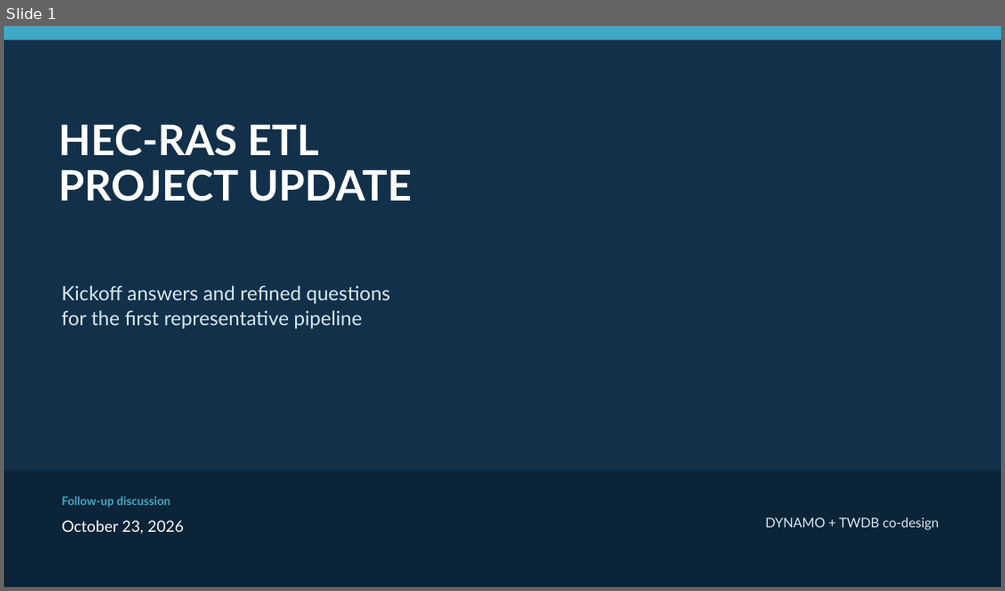
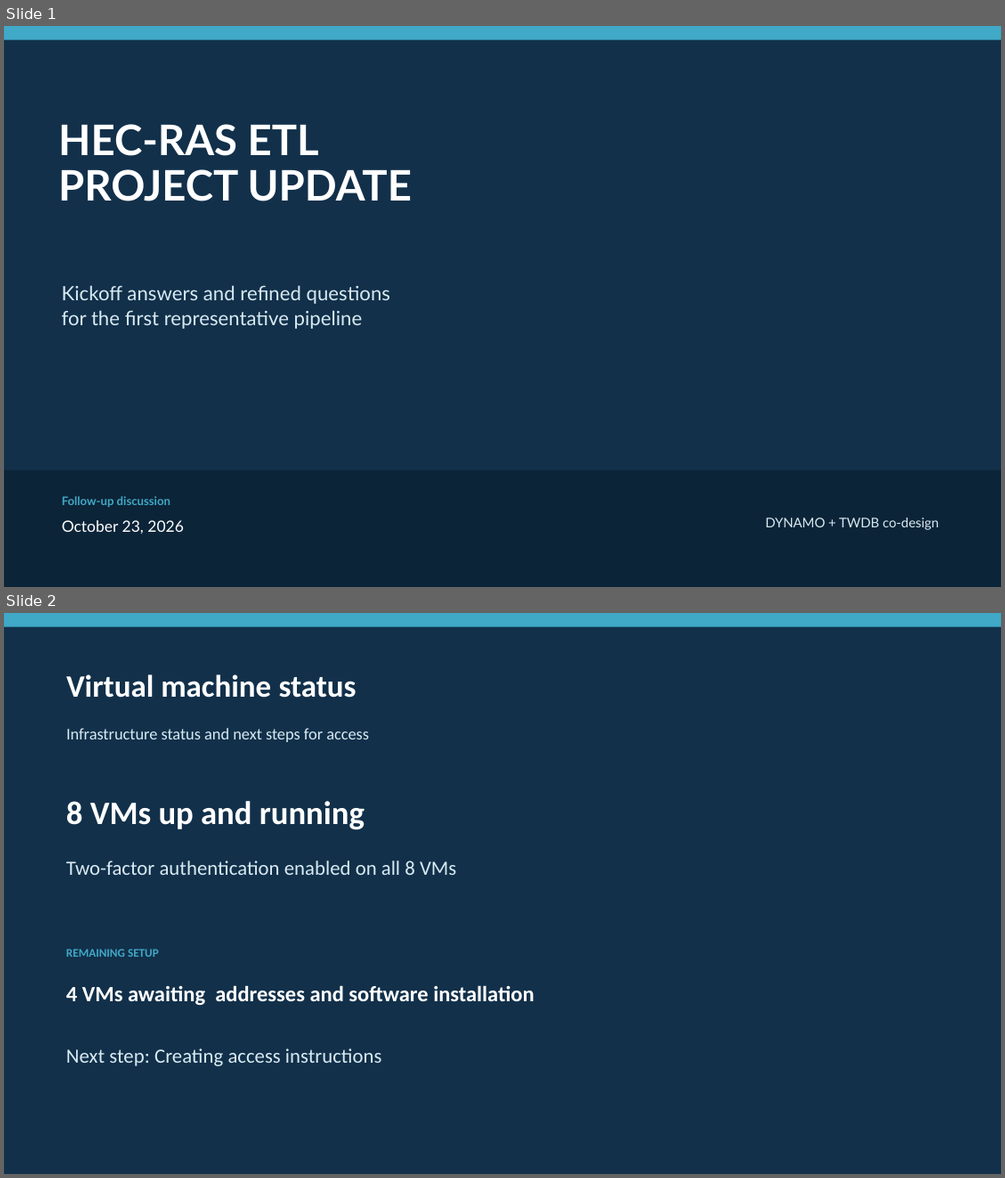
Before and after one commit to wmobley/twdb-flood-model-automation, a slide deck: project/presentations/updates-2026-10-23/TWDB-Updates-2026-10-23.pptx. Shown one above the other, each under a label of ours: slide 1 before the commit, slides 1 and 2 after it. The pictures are 1005x591 and 1005x1178 pixels, drawn with LibreOffice and Linux fonts; fonts in the diff are those of the drawing. Boxes give left, top, right and bottom in pixels: in the first picture for what was removed or moved away, otherwise in the second. Text is boxed around its words. In the diff, an @@ line names an element or a change of style, - is before the commit and + after.

```diff
--- a/project/presentations/updates-2026-10-23/TWDB-Updates-2026-10-23.pptx
+++ b/project/presentations/updates-2026-10-23/TWDB-Updates-2026-10-23.pptx
@@ slide 2 added at (x1=4, y1=613, x2=1001, y2=1174), background #12304A @@
@@ rectangle added at (x1=4, y1=613, x2=1001, y2=627), fill #40A9C7 @@
@@ text added at (x1=66, y1=674, x2=356, y2=698), 30 pt, text #FFFFFF, bold @@
+Virtual machine status
@@ text added at (x1=66, y1=728, x2=369, y2=742), 15.8 pt, text #D8EAF2 @@
+Infrastructure status and next steps for access
@@ text added at (x1=66, y1=801, x2=364, y2=830), 31.5 pt, text #FFFFFF, bold @@
+8 VMs up and running
@@ text added at (x1=66, y1=860, x2=456, y2=875), 19.5 pt, text #D8EAF2 @@
+Two-factor authentication enabled on all 8 VMs
@@ text added at (x1=66, y1=949, x2=159, y2=957), 11.2 pt, text #40A9C7, bold @@
+REMAINING SETUP
@@ text added at (x1=66, y1=985, x2=534, y2=1005), 21 pt, text #FFFFFF, bold @@
+4 VMs awaiting addresses and software installation
@@ text added at (x1=66, y1=1048, x2=382, y2=1066), 19.5 pt, text #D8EAF2 @@
+Next step: Creating access instructions
```
Also in this commit, not shown: 1 slide changed, 2 other slides added, 5 slides removed, 4 other files.
